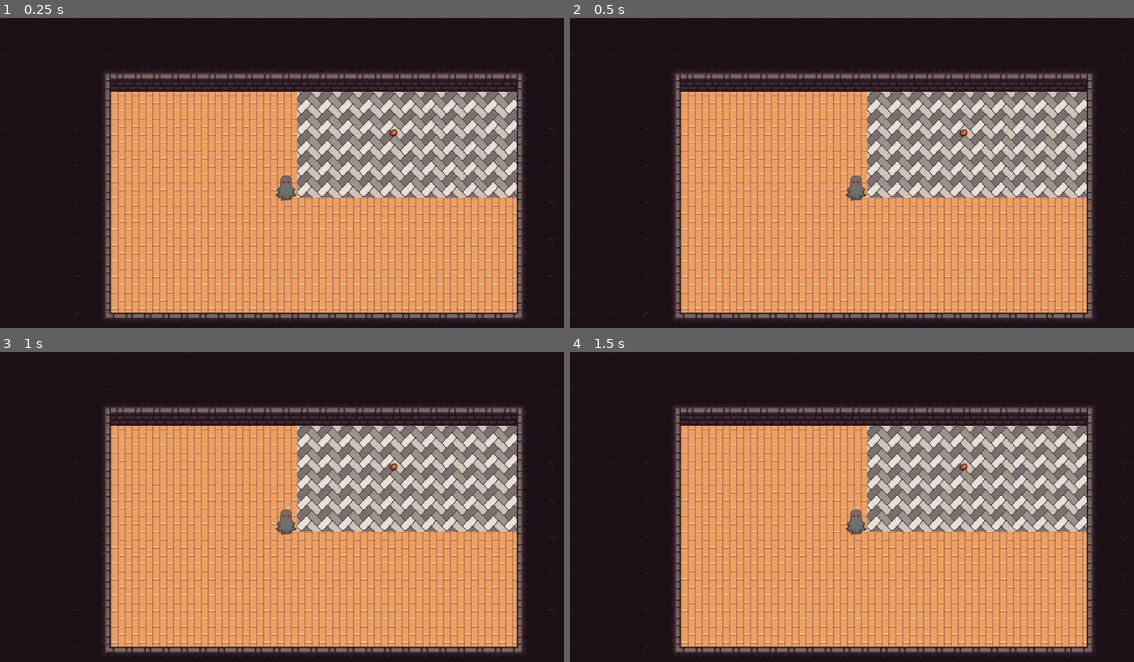
Above: before the commit, frames 1-4 (two rows, left to right).
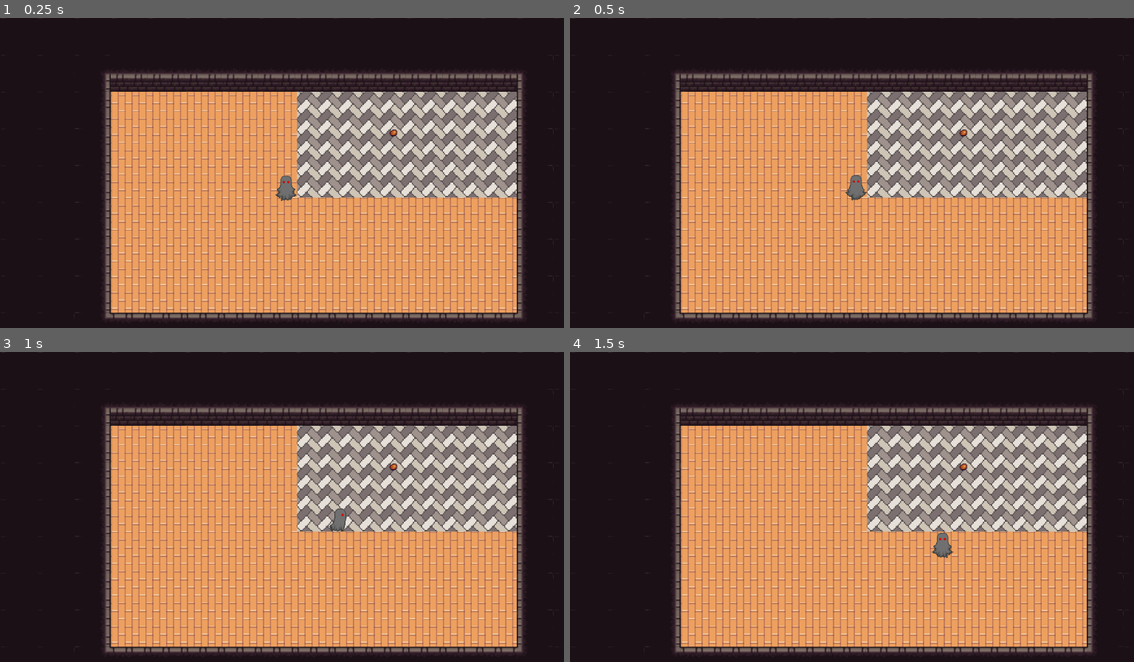
Above: after the commit, the same moments.

Repository: ikylios/GPC2022
Game: Godot game, scene res://Main.tscn
Two runs of this game, one before a commit and one after it. Both use one fixed random seed, a clock stepped at 60 frames per second and the inputs below.
Inputs:
- Up to frame 1 (0.25 s): no input
- Up to frame 2 (0.5 s): no input
- Up to frame 3 (1 s): tap Enter (ui_accept) at 0.5, 0.77, 0.8 s; hold D (move_right) from 0.53 s (still down); tap E at 0.6 s
- Up to frame 4 (1.5 s): tap Enter (ui_accept) at 1.07, 1.35 s; release D (move_right) at 1.28 s; hold S (move_down) from 1.28 s (still down)

Frame 1 is identical in both runs. In frame 2, less than 0.1% of the frame differs, in the area x 48-53%, y 50-60%; in frame 3, 0.3%; in frame 4, 0.4%, in the area x 48-69%, y 50-67%.
Error before the commit: Parse Error: The identifier "velocity" isn't declared in the current scope. (res://Player.gd:29)

Commit message:
Player can interact with ingredient (nothing happens yet)

Diff:
--- a/src/Ingredient.gd
+++ b/src/Ingredient.gd
@@ -1,16 +1,33 @@
 extends Area2D
 
-
-var interactable = true
-
+var interactable = false
 
 # Called when the node enters the scene tree for the first time.
 func _ready():
+	var collisionShape = CollisionShape2D.new()
+	var circleShape = CircleShape2D.new()
+	circleShape.set_radius(10)
+	collisionShape.set_shape(circleShape)
+	add_child(collisionShape)
+	connect("body_entered",self,"_on_Ingredient_body_entered")
+	connect("body_exited",self,"_on_Ingredient_body_exited")
+
+func _input(event):
+	if event is InputEventKey and event.pressed:
+		if event.scancode == KEY_E:
+			try_interact()
+
+func _process(_delta):
 	pass
 
+func _on_Ingredient_body_entered(body):
+	interactable = true
 
-func _process(_delta):
-	#$AnimatedSprite.playing = interactable
-	# some simple animation here
-	print(get_overlapping_areas())
-	print(get_overlapping_bodies())
+func _on_Ingredient_body_exited(body):
+	interactable = false
+
+func try_interact():
+	if interactable:
+		print("Interacted!")
+	else:
+		print("Can't interact")
--- a/src/Main.gd
+++ b/src/Main.gd
@@ -13,8 +13,7 @@
 # Called every frame. 'delta' is the elapsed time since the previous frame.
 func _process(delta):
 	if interactableObject != null:
-		if Input.is_action_just_pressed("ui_accept"):
-			interact()
+		interact()
 
 func interact():
 	#$HUD.display_dialog(get_node(interactableObject).get_dialog())
@@ -38,9 +37,4 @@
 	var ingredient = preload("res://Ingredient.tscn").instance()
 	add_child(ingredient)
 	ingredient.get_node("ingredient_sprite").set_texture(texture)
-	ingredient.get_node("ingredient_sprite").position = Vector2(screen_size_x-screen_size_x/3, screen_size_y/3)
-	var collisionShape = CollisionShape2D.new()
-	var circleShape = CircleShape2D.new()
-	circleShape.set_radius(10)
-	collisionShape.set_shape(circleShape)
-	ingredient.add_child(collisionShape)
+	ingredient.position = Vector2(screen_size_x-screen_size_x/3, screen_size_y/3)
--- a/src/Main.tscn
+++ b/src/Main.tscn
@@ -6,44 +6,77 @@
 [ext_resource path="res://assets/floor/slab5.png" type="Texture" id=4]
 [ext_resource path="res://assets/wall/0f6a29db-2521-4e60-899f-1795dfa4906e.png" type="Texture" id=5]
 
-[sub_resource type="ConvexPolygonShape2D" id=26]
+[sub_resource type="ConvexPolygonShape2D" id=2]
+points = PoolVector2Array( 8, 32, 0, 32, 0, 0, 8, 0 )
+
+[sub_resource type="ConvexPolygonShape2D" id=3]
+points = PoolVector2Array( 32, 32, 24, 32, 24, 0, 32, 0 )
+
+[sub_resource type="ConvexPolygonShape2D" id=4]
+points = PoolVector2Array( 24, 32, 8, 32, 8, 16, 24, 16 )
+
+[sub_resource type="ConvexPolygonShape2D" id=5]
+points = PoolVector2Array( 32, 32, 0, 32, 0, 16, 32, 16 )
+
+[sub_resource type="ConvexPolygonShape2D" id=6]
+points = PoolVector2Array( 32, 16, 24, 16, 24, 0, 32, 0 )
+
+[sub_resource type="ConvexPolygonShape2D" id=7]
+points = PoolVector2Array( 24, 8, 0, 8, 0, 0, 24, 0 )
+
+[sub_resource type="ConvexPolygonShape2D" id=8]
+points = PoolVector2Array( 32, 8, 0, 8, 0, 0, 32, 0 )
+
+[sub_resource type="ConvexPolygonShape2D" id=9]
+points = PoolVector2Array( 32, 32, 0, 32, 0, 16, 32, 16 )
+
+[sub_resource type="ConvexPolygonShape2D" id=10]
+points = PoolVector2Array( 32, 32, 0, 32, 0, 24, 32, 24 )
+
+[sub_resource type="ConvexPolygonShape2D" id=11]
+points = PoolVector2Array( 32, 32, 0, 32, 0, 24, 32, 24 )
+
+[sub_resource type="ConvexPolygonShape2D" id=12]
+points = PoolVector2Array( 32, 24, 24, 24, 24, 0, 32, 0 )
+
+[sub_resource type="ConvexPolygonShape2D" id=13]
+points = PoolVector2Array( 8, 32, 0, 32, 0, 0, 8, 0 )
+
+[sub_resource type="ConvexPolygonShape2D" id=14]
+points = PoolVector2Array( 32, 32, 8, 32, 8, 24, 32, 24 )
+
+[sub_resource type="ConvexPolygonShape2D" id=15]
+points = PoolVector2Array( 32, 32, 24, 32, 24, 0, 32, 0 )
+
+[sub_resource type="ConvexPolygonShape2D" id=16]
+points = PoolVector2Array( 32, 32, 24, 32, 24, 0, 32, 0 )
+
+[sub_resource type="ConvexPolygonShape2D" id=17]
 points = PoolVector2Array( 32, 32, 0, 32, 0, 0, 32, 0 )
 
-[sub_resource type="ConvexPolygonShape2D" id=30]
-points = PoolVector2Array( 32, 32, 0, 32, 0, 0, 32, 0 )
-
-[sub_resource type="ConvexPolygonShape2D" id=33]
-points = PoolVector2Array( 32, 32, 0, 32, 0, 0, 32, 0 )
-
-[sub_resource type="ConvexPolygonShape2D" id=34]
-points = PoolVector2Array( 32, 32, 0, 32, 0, 0, 32, 0 )
-
-[sub_resource type="ConvexPolygonShape2D" id=35]
-points = PoolVector2Array( 32, 32, 0, 32, 0, 0, 32, 0 )
-
-[sub_resource type="ConvexPolygonShape2D" id=36]
-points = PoolVector2Array( 32, 32, 0, 32, 0, 0, 32, 0 )
-
-[sub_resource type="ConvexPolygonShape2D" id=37]
-points = PoolVector2Array( 0, 0, 32, 0, 32, 32, 0, 32 )
-
-[sub_resource type="ConvexPolygonShape2D" id=38]
-points = PoolVector2Array( 32, 32, 0, 32, 0, 0, 32, 0 )
-
-[sub_resource type="ConvexPolygonShape2D" id=39]
-points = PoolVector2Array( 32, 32, 0, 32, 0, 0, 32, 0 )
-
-[sub_resource type="ConvexPolygonShape2D" id=40]
-points = PoolVector2Array( 32, 32, 0, 32, 0, 0, 32, 0 )
-
-[sub_resource type="ConvexPolygonShape2D" id=41]
-points = PoolVector2Array( 32, 32, 0, 32, 0, 0, 32, 0 )
-
-[sub_resource type="ConvexPolygonShape2D" id=42]
-points = PoolVector2Array( 32, 16, 0, 16, 0, 0, 32, 0 )
-
-[sub_resource type="ConvexPolygonShape2D" id=43]
-points = PoolVector2Array( 32, 16, 0, 16, 0, 0, 32, 0 )
+[sub_resource type="ConvexPolygonShape2D" id=18]
+points = PoolVector2Array( 32, 8, 0, 8, 0, 0, 32, 0 )
+
+[sub_resource type="ConvexPolygonShape2D" id=19]
+points = PoolVector2Array( 0, 0, 8, 0, 8, 32, 0, 32 )
+
+[sub_resource type="ConvexPolygonShape2D" id=20]
+points = PoolVector2Array( 32, 8, 8, 8, 8, 0, 32, 0 )
+
+[sub_resource type="ConvexPolygonShape2D" id=21]
+points = PoolVector2Array( 8, 32, 0, 32, 0, 0, 8, 0 )
+
+[sub_resource type="ConvexPolygonShape2D" id=22]
+points = PoolVector2Array( 32, 8, 0, 8, 0, 0, 32, 0 )
+
+[sub_resource type="ConvexPolygonShape2D" id=23]
+points = PoolVector2Array( 32, 32, 24, 32, 24, 8, 32, 8 )
+
+[sub_resource type="ConvexPolygonShape2D" id=24]
+points = PoolVector2Array( 8, 32, 0, 32, 0, 0, 8, 0 )
+
+[sub_resource type="ConvexPolygonShape2D" id=25]
+points = PoolVector2Array( 32, 32, 24, 32, 24, 0, 32, 0 )
 
 [sub_resource type="TileSet" id=1]
 0/name = "0f6a29db-2521-4e60-899f-1795dfa4906e.png 0"
@@ -65,86 +98,152 @@
 0/navigation_offset = Vector2( 0, 0 )
 0/shape_offset = Vector2( 0, 0 )
 0/shape_transform = Transform2D( 1, 0, 0, 1, 0, 0 )
-0/shape = SubResource( 26 )
+0/shape = SubResource( 2 )
 0/shape_one_way = false
 0/shape_one_way_margin = 1.0
 0/shapes = [ {
-"autotile_coord": Vector2( 5, 5 ),
-"one_way": false,
-"one_way_margin": 1.0,
-"shape": SubResource( 26 ),
-"shape_transform": Transform2D( 1, 0, 0, 1, 0, 0 )
-}, {
-"autotile_coord": Vector2( 1, 5 ),
-"one_way": false,
-"one_way_margin": 1.0,
-"shape": SubResource( 30 ),
+"autotile_coord": Vector2( 1, 0 ),
+"one_way": false,
+"one_way_margin": 1.0,
+"shape": SubResource( 2 ),
+"shape_transform": Transform2D( 1, 0, 0, 1, 0, 0 )
+}, {
+"autotile_coord": Vector2( 1, 0 ),
+"one_way": false,
+"one_way_margin": 1.0,
+"shape": SubResource( 3 ),
+"shape_transform": Transform2D( 1, 0, 0, 1, 0, 0 )
+}, {
+"autotile_coord": Vector2( 1, 0 ),
+"one_way": false,
+"one_way_margin": 1.0,
+"shape": SubResource( 4 ),
+"shape_transform": Transform2D( 1, 0, 0, 1, 0, 0 )
+}, {
+"autotile_coord": Vector2( 2, 0 ),
+"one_way": false,
+"one_way_margin": 1.0,
+"shape": SubResource( 5 ),
+"shape_transform": Transform2D( 1, 0, 0, 1, 0, 0 )
+}, {
+"autotile_coord": Vector2( 2, 0 ),
+"one_way": false,
+"one_way_margin": 1.0,
+"shape": SubResource( 6 ),
+"shape_transform": Transform2D( 1, 0, 0, 1, 0, 0 )
+}, {
+"autotile_coord": Vector2( 2, 0 ),
+"one_way": false,
+"one_way_margin": 1.0,
+"shape": SubResource( 7 ),
+"shape_transform": Transform2D( 1, 0, 0, 1, 0, 0 )
+}, {
+"autotile_coord": Vector2( 0, 1 ),
+"one_way": false,
+"one_way_margin": 1.0,
+"shape": SubResource( 8 ),
+"shape_transform": Transform2D( 1, 0, 0, 1, 0, 0 )
+}, {
+"autotile_coord": Vector2( 0, 1 ),
+"one_way": false,
+"one_way_margin": 1.0,
+"shape": SubResource( 9 ),
+"shape_transform": Transform2D( 1, 0, 0, 1, 0, 0 )
+}, {
+"autotile_coord": Vector2( 4, 1 ),
+"one_way": false,
+"one_way_margin": 1.0,
+"shape": SubResource( 10 ),
+"shape_transform": Transform2D( 1, 0, 0, 1, 0, 0 )
+}, {
+"autotile_coord": Vector2( 4, 0 ),
+"one_way": false,
+"one_way_margin": 1.0,
+"shape": SubResource( 11 ),
+"shape_transform": Transform2D( 1, 0, 0, 1, 0, 0 )
+}, {
+"autotile_coord": Vector2( 4, 0 ),
+"one_way": false,
+"one_way_margin": 1.0,
+"shape": SubResource( 12 ),
+"shape_transform": Transform2D( 1, 0, 0, 1, 0, 0 )
+}, {
+"autotile_coord": Vector2( 7, 0 ),
+"one_way": false,
+"one_way_margin": 1.0,
+"shape": SubResource( 13 ),
+"shape_transform": Transform2D( 1, 0, 0, 1, 0, 0 )
+}, {
+"autotile_coord": Vector2( 7, 0 ),
+"one_way": false,
+"one_way_margin": 1.0,
+"shape": SubResource( 14 ),
 "shape_transform": Transform2D( 1, 0, 0, 1, 0, 0 )
 }, {
 "autotile_coord": Vector2( 4, 3 ),
 "one_way": false,
 "one_way_margin": 1.0,
-"shape": SubResource( 33 ),
-"shape_transform": Transform2D( 1, 0, 0, 1, 0, 0 )
-}, {
-"autotile_coord": Vector2( 1, 4 ),
-"one_way": false,
-"one_way_margin": 1.0,
-"shape": SubResource( 34 ),
+"shape": SubResource( 15 ),
+"shape_transform": Transform2D( 1, 0, 0, 1, 0, 0 )
+}, {
+"autotile_coord": Vector2( 3, 3 ),
+"one_way": false,
+"one_way_margin": 1.0,
+"shape": SubResource( 16 ),
+"shape_transform": Transform2D( 1, 0, 0, 1, 0, 0 )
+}, {
+"autotile_coord": Vector2( 7, 5 ),
+"one_way": false,
+"one_way_margin": 1.0,
+"shape": SubResource( 17 ),
 "shape_transform": Transform2D( 1, 0, 0, 1, 0, 0 )
 }, {
 "autotile_coord": Vector2( 2, 5 ),
 "one_way": false,
 "one_way_margin": 1.0,
-"shape": SubResource( 35 ),
-"shape_transform": Transform2D( 1, 0, 0, 1, 0, 0 )
-}, {
-"autotile_coord": Vector2( 4, 5 ),
-"one_way": false,
-"one_way_margin": 1.0,
-"shape": SubResource( 36 ),
+"shape": SubResource( 18 ),
+"shape_transform": Transform2D( 1, 0, 0, 1, 0, 0 )
+}, {
+"autotile_coord": Vector2( 2, 4 ),
+"one_way": false,
+"one_way_margin": 1.0,
+"shape": SubResource( 19 ),
+"shape_transform": Transform2D( 1, 0, 0, 1, 0, 0 )
+}, {
+"autotile_coord": Vector2( 2, 4 ),
+"one_way": false,
+"one_way_margin": 1.0,
+"shape": SubResource( 20 ),
 "shape_transform": Transform2D( 1, 0, 0, 1, 0, 0 )
 }, {
 "autotile_coord": Vector2( 4, 4 ),
 "one_way": false,
 "one_way_margin": 1.0,
-"shape": SubResource( 37 ),
-"shape_transform": Transform2D( 1, 0, 0, 1, 0, 0 )
-}, {
-"autotile_coord": Vector2( 6, 5 ),
-"one_way": false,
-"one_way_margin": 1.0,
-"shape": SubResource( 38 ),
-"shape_transform": Transform2D( 1, 0, 0, 1, 0, 0 )
-}, {
-"autotile_coord": Vector2( 2, 4 ),
-"one_way": false,
-"one_way_margin": 1.0,
-"shape": SubResource( 39 ),
+"shape": SubResource( 21 ),
 "shape_transform": Transform2D( 1, 0, 0, 1, 0, 0 )
 }, {
 "autotile_coord": Vector2( 2, 3 ),
 "one_way": false,
 "one_way_margin": 1.0,
-"shape": SubResource( 40 ),
-"shape_transform": Transform2D( 1, 0, 0, 1, 0, 0 )
-}, {
-"autotile_coord": Vector2( 7, 0 ),
-"one_way": false,
-"one_way_margin": 1.0,
-"shape": SubResource( 41 ),
-"shape_transform": Transform2D( 1, 0, 0, 1, 0, 0 )
-}, {
-"autotile_coord": Vector2( 4, 0 ),
-"one_way": false,
-"one_way_margin": 1.0,
-"shape": SubResource( 42 ),
-"shape_transform": Transform2D( 1, 0, 0, 1, 0, 0 )
-}, {
-"autotile_coord": Vector2( 4, 1 ),
-"one_way": false,
-"one_way_margin": 1.0,
-"shape": SubResource( 43 ),
+"shape": SubResource( 22 ),
+"shape_transform": Transform2D( 1, 0, 0, 1, 0, 0 )
+}, {
+"autotile_coord": Vector2( 2, 3 ),
+"one_way": false,
+"one_way_margin": 1.0,
+"shape": SubResource( 23 ),
+"shape_transform": Transform2D( 1, 0, 0, 1, 0, 0 )
+}, {
+"autotile_coord": Vector2( 6, 1 ),
+"one_way": false,
+"one_way_margin": 1.0,
+"shape": SubResource( 24 ),
+"shape_transform": Transform2D( 1, 0, 0, 1, 0, 0 )
+}, {
+"autotile_coord": Vector2( 6, 1 ),
+"one_way": false,
+"one_way_margin": 1.0,
+"shape": SubResource( 25 ),
 "shape_transform": Transform2D( 1, 0, 0, 1, 0, 0 )
 } ]
 0/z_index = 0
--- a/src/Player.gd
+++ b/src/Player.gd
@@ -26,11 +26,5 @@
 	else:
 		$AnimatedSprite.play("idle")
 
-	position += velocity * delta
-	position.x = clamp(position.x, 0, screen_size.x)
-	position.y = clamp(position.y, 0, screen_size.y)
-
-
-
 func pick_up_ingredient():
 	pass
Not shown: 1 places in src/Main.tscn that only renumber resources
